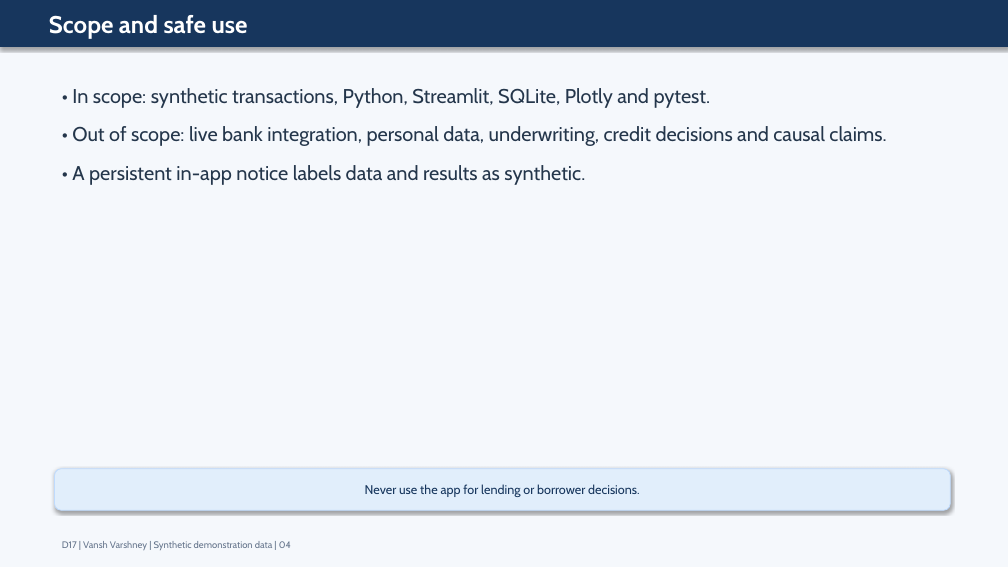
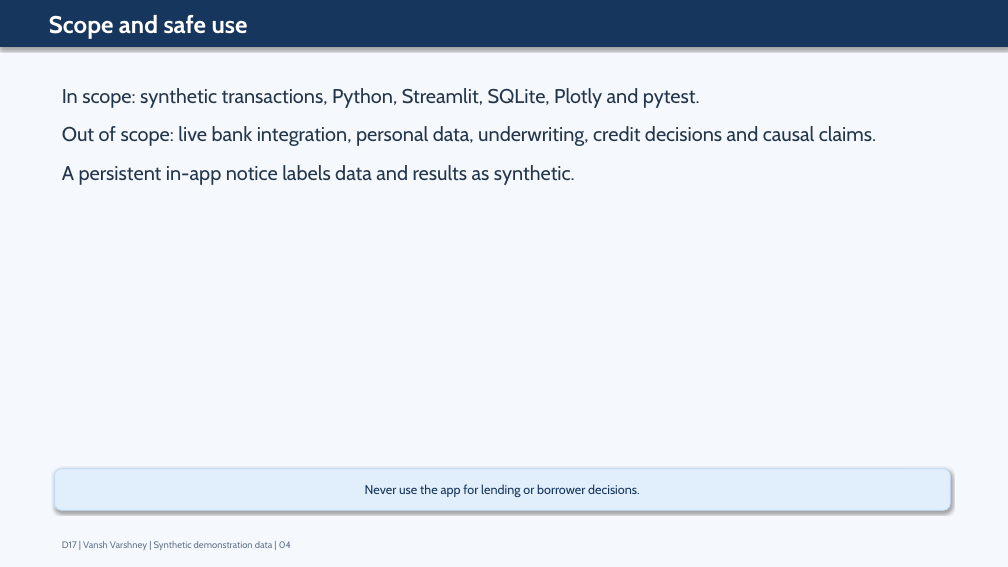
Before and after one commit to vanshvarshney59-alt/Loan-dtrendisbursement-Analysis, a slide deck: slide 4 of deliverables/18_ABES_Slide_Deck.pptx. Drawn at 1008x567 pixels with LibreOffice and Linux fonts; fonts in the diff are those of the drawing. Boxes give left, top, right and bottom in pixels: in the first picture for what was removed or moved away, otherwise in the second. Text is boxed around its words. In the diff, an @@ line names an element or a change of style, - is before the commit and + after.

Commit message:
Add submission PDFs and synthetic data package

```diff
--- a/deliverables/18_ABES_Slide_Deck.pptx
+++ b/deliverables/18_ABES_Slide_Deck.pptx
@@ text at box(62, 88, 876, 185): text changed @@
-• In scope: synthetic transactions, Python, Streamlit, SQLite, Plotly and pytest.
-• Out of scope: live bank integration, personal data, underwriting, credit decisions and causal claims.
-• A persistent in-app notice labels data and results as synthetic.
+In scope: synthetic transactions, Python, Streamlit, SQLite, Plotly and pytest.
+Out of scope: live bank integration, personal data, underwriting, credit decisions and causal claims.
+A persistent in-app notice labels data and results as synthetic.
```
Also in this commit, not shown: 11 other slides changed, 33 other files.
